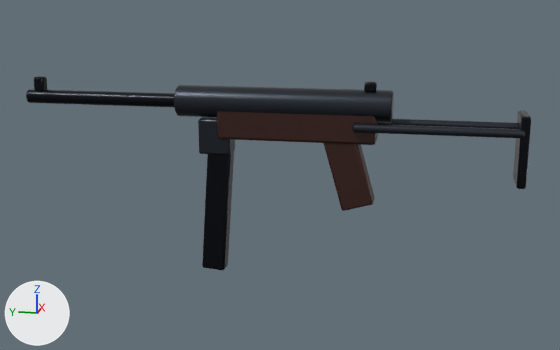
A saved change to the glTF model assets/models/weapons/mp40.glb.
Both versions are drawn from a 50 mm lens placed at (-1.043, -0.125, 0.195), pointed at (-0.002, 0.083, -0.065). Arrows for +X, +Y and +Z are at lower left; the lights stay in place. The older version comes first. Vertices at exactly the same position are counted once.

Script lines for the objects in view, before the commit:
```python
me_cube = bpy.data.meshes.new('Cube')
me_cube.from_pydata(...)  # 712 vertices, 1380 faces; spans x -0.03..0.03, y -0.246..0.46, z -0.211..0.069
# faces by material slot: [216, 576, 588]
me_cube.materials.append(mat_bakelite)  # dark red #33120a
me_cube.materials.append(mat_gunmetal)  # dark grey #333840
me_cube.materials.append(mat_darksteel)  # black #1c1f24
ob_mp40 = bpy.data.objects.new('MP40', me_cube)
ob_mp40.location = (0.0, 0.0, 0.0)
```
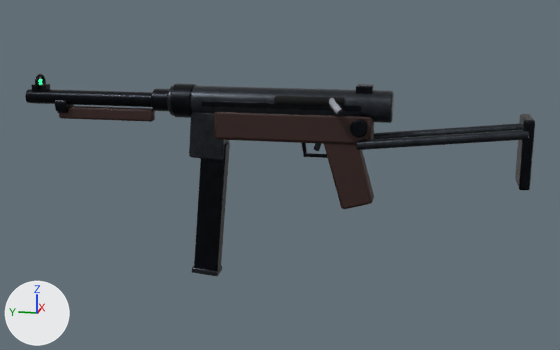
Location of each change, (x1, y1, x2, y2) in pixels of the pictures (560 x 350 px; the box of a moved part takes in the faces that stretch with it):
'MP40', reshaped
    before: (26, 76, 531, 270)
    after: (25, 74, 535, 276)
part 1 of me_cube, moved or reshaped
    before: (217, 111, 378, 145)
    after: (214, 112, 374, 145)
part 2 of me_cube, added
    after: (59, 106, 155, 122)
part 3 of me_cube, moved or reshaped
    before: (202, 143, 235, 270)
    after: (194, 142, 230, 271)
part 4 of me_cube, moved or reshaped
    before: (513, 110, 531, 189)
    after: (515, 114, 535, 190)
part 5 of me_cube, moved or reshaped
    before: (198, 117, 235, 155)
    after: (31, 84, 50, 93)
part 6 of me_cube, added
    after: (356, 84, 374, 94)
part 7 of me_cube, moved or reshaped
    before: (34, 76, 47, 92)
    after: (314, 143, 321, 151)
part 8 of me_cube, added
    after: (189, 112, 229, 161)
part 9 of me_cube, added
    after: (192, 266, 222, 276)
part 10 of me_cube, moved or reshaped
    before: (364, 81, 377, 92)
    after: (39, 79, 42, 84)
part 11 of me_cube, rebuilt
    before: (26, 89, 175, 107)
    after: (25, 89, 152, 107)
part 12 of me_cube, rebuilt
    before: (378, 119, 517, 129)
    after: (374, 123, 520, 139)
part 13 of me_cube, rebuilt
    before: (174, 85, 394, 123)
    after: (167, 85, 394, 123)
part 14 of me_cube, rebuilt (31% taller)
    before: (353, 123, 526, 138)
    after: (356, 130, 529, 150)
part 15 of me_cube, added
    after: (151, 84, 368, 158)
part 16 of me_cube, added
    after: (35, 74, 73, 113)

The change, as a diff of the scene's bpy script:
```diff
--- a/assets/models/weapons/mp40.glb.py
+++ b/assets/models/weapons/mp40.glb.py
@@ mat_chrome @@
+mat_chrome = bpy.data.materials.new('Chrome')
+# colours: light grey #c2c7d1
+# uses the picture img_gun_steel_normal
@@ me_cube @@
-me_cube.from_pydata(...)  # 712 vertices, 1380 faces; spans x -0.03..0.03, y -0.246..0.46, z -0.211..0.069
+me_cube.from_pydata(...)  # 1580 vertices, 3056 faces; spans x -0.049..0.031, y -0.251..0.46, z -0.22..0.069
+# me_cube part 1: the loose piece of 56 vertices spanning x -0.019..0.019, y -0.05..0.17, z -0.014..0.03 is scaled about its middle by (0.968, 0.995, 0.922), then moved by (0.0, 0.005, -0.002)
+# me_cube part 2: the loose piece of 56 vertices spanning x -0.019..0.019, y -0.05..0.17, z -0.014..0.03 is copied, and the copy is scaled about its middle by (0.26, 0.657, 0.372), then moved by (0.0, 0.28, 0.006); it spans x -0.006..0.006, y 0.268..0.412, z 0.005..0.023
+# me_cube part 3: the loose piece of 56 vertices spanning x -0.012..0.012, y 0.152..0.198, z -0.211..-0.019 is multiplied about its middle by the matrix ((1.003, 0.0, 0.0), (0.0, 1.1, -0.013), (0.0, 0.024, 1.033)), then moved by (0.0, 0.01, -0.003)
+# me_cube part 4: the loose piece of 56 vertices spanning x -0.028..0.028, y -0.246..-0.234, z -0.062..0.032 is scaled about its middle by (1, 1.22, 0.967), then moved by (0.0, -0.004, -0.003)
+# me_cube part 5: the loose piece of 56 vertices spanning x -0.015..0.015, y 0.152..0.198, z -0.037..0.013 is scaled about its middle by (0.537, 0.477, 0.307), then moved by (0.0, 0.265, 0.058), in mat_darksteel
+# me_cube part 6: the loose piece of 56 vertices spanning x -0.019..0.019, y -0.05..0.17, z -0.014..0.03 is copied, and the copy is scaled about its middle by (0.605, 0.0942, 0.312), then moved by (0.0, -0.092, 0.049), in mat_darksteel; it spans x -0.011..0.011, y -0.043..-0.021, z 0.05..0.064
+# me_cube part 7: the loose piece of 56 vertices spanning x -0.007..0.007, y 0.432..0.448, z 0.043..0.065 is multiplied about its middle by the matrix ((0.454, 0.0, 0.0), (0.0, 0.512, -0.278), (0.0, 0.166, 0.855)), then moved by (0.0, -0.41, -0.073), in mat_gunmetal
+# me_cube part 8: the loose piece of 56 vertices spanning x -0.015..0.015, y 0.152..0.198, z -0.037..0.013 is copied, and the copy is multiplied about its middle by the matrix ((1.149, 0.0, 0.0), (0.0, 1.091, -0.097), (0.0, 0.076, 1.382)), then moved by (0.0, 0.01, 0.002); it spans x -0.017..0.017, y 0.158..0.212, z -0.045..0.025
+# me_cube part 9: the loose piece of 56 vertices spanning x -0.015..0.015, y 0.152..0.198, z -0.037..0.013 is copied, and the copy is multiplied about its middle by the matrix ((0.948, 0.0, 0.0), (0.0, 0.895, -0.012), (0.0, 0.078, 0.135)), then moved by (0.0, 0.019, -0.202); it spans x -0.014..0.014, y 0.174..0.214, z -0.22..-0.208
+# me_cube part 10: the loose piece of 56 vertices spanning x -0.009..0.009, y -0.048..-0.032, z 0.055..0.069 is scaled about its middle by (0.167, 0.269, 0.859), then moved by (0.0, 0.48, -0.006), in mat_tritiumsight (green #24ff7a, glowing green #24ff7a)
+# me_cube part 11: the loose piece of 80 vertices spanning x -0.01..0.01, y 0.2..0.46, z 0.026..0.046 is rebuilt with 110 vertices and now spans x -0.01..0.01, y 0.21..0.46, z 0.026..0.046
+# me_cube part 12: the loose piece of 80 vertices spanning x 0.018..0.03, y -0.24..-0.02, z 0.004..0.016 is rebuilt with 48 vertices and now spans x 0.018..0.031, y -0.245..-0.025, z -0.02..0.016
+# me_cube part 13: the loose piece of 80 vertices spanning x -0.022..0.022, y -0.07..0.23, z 0.014..0.058 is rebuilt with 88 vertices and now spans x -0.021..0.021, y -0.07..0.24, z 0.014..0.058
+# me_cube part 14: the loose piece of 80 vertices spanning x -0.03..-0.018, y -0.24..-0.02, z 0.004..0.016 is rebuilt with 48 vertices and now spans x -0.031..-0.018, y -0.245..-0.025, z -0.02..0.016
+# me_cube part 15: 526 vertices added at x -0.049..0.03, y -0.04..0.266, z -0.038..0.06
+# me_cube part 16: 144 vertices added at x -0.013..0.013, y 0.396..0.442, z 0.012..0.069
+# other edits to the shape of me_cube do not show in these pictures
 me_cube.materials.append(mat_bakelite)
@@ me_cube @@
 me_cube.materials.append(mat_darksteel)
+me_cube.materials.append(mat_boredark)  # black #040405
+me_cube.materials.append(mat_chrome)
+me_cube.materials.append(mat_tritiumsight)  # green #24ff7a, glowing green #24ff7a
```
